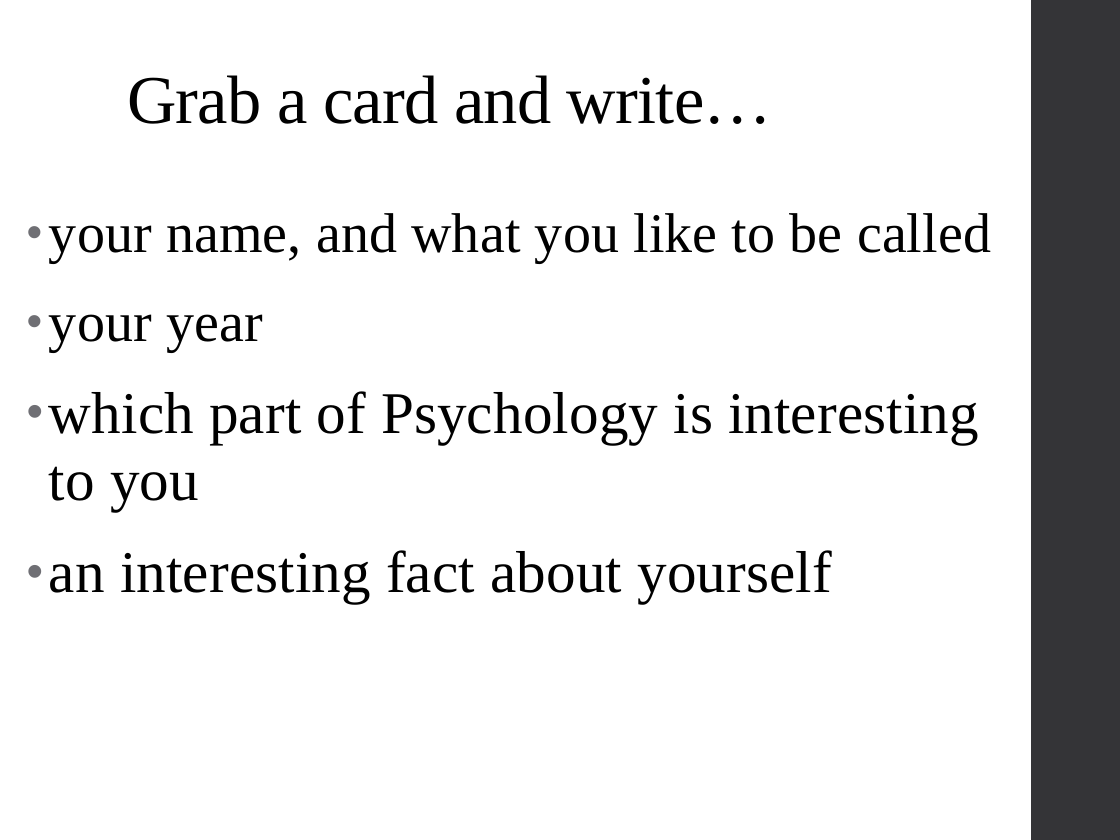
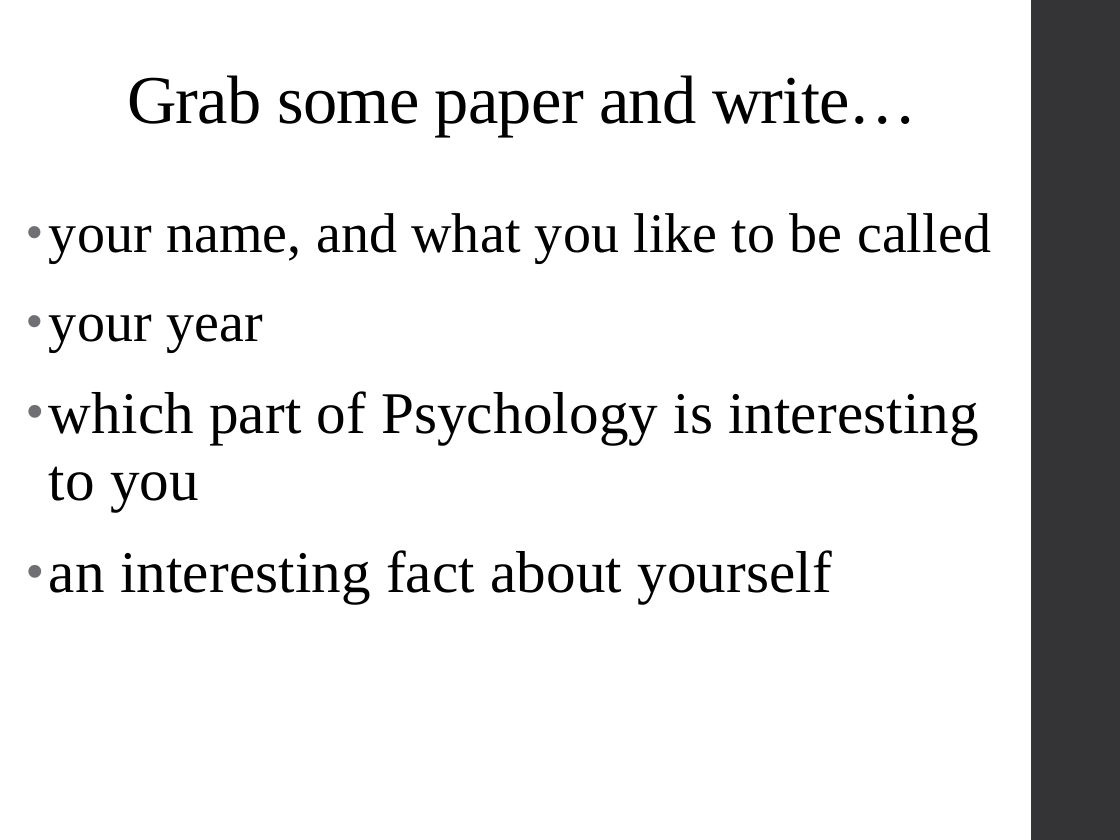
Before and after one commit to psadil/psych241, a slide deck: slide 1 of slides/lab1_21jan2016/lab1_21jan2016.pptx. Drawn at 1120x840 pixels with LibreOffice and Linux fonts; fonts in the diff are those of the drawing. Boxes give left, top, right and bottom in pixels: in the first picture for what was removed or moved away, otherwise in the second. Text is boxed around its words. In the diff, an @@ line names an element or a change of style, - is before the commit and + after.

```diff
--- a/slides/lab1_21jan2016/lab1_21jan2016.pptx
+++ b/slides/lab1_21jan2016/lab1_21jan2016.pptx
@@ title at bbox=[127, 75, 917, 137]: text changed @@
-Grab a card and write…
+Grab some paper and write…
```
Also in this commit, not shown: 3 other slides changed, 8 slides added, 7 other files.
